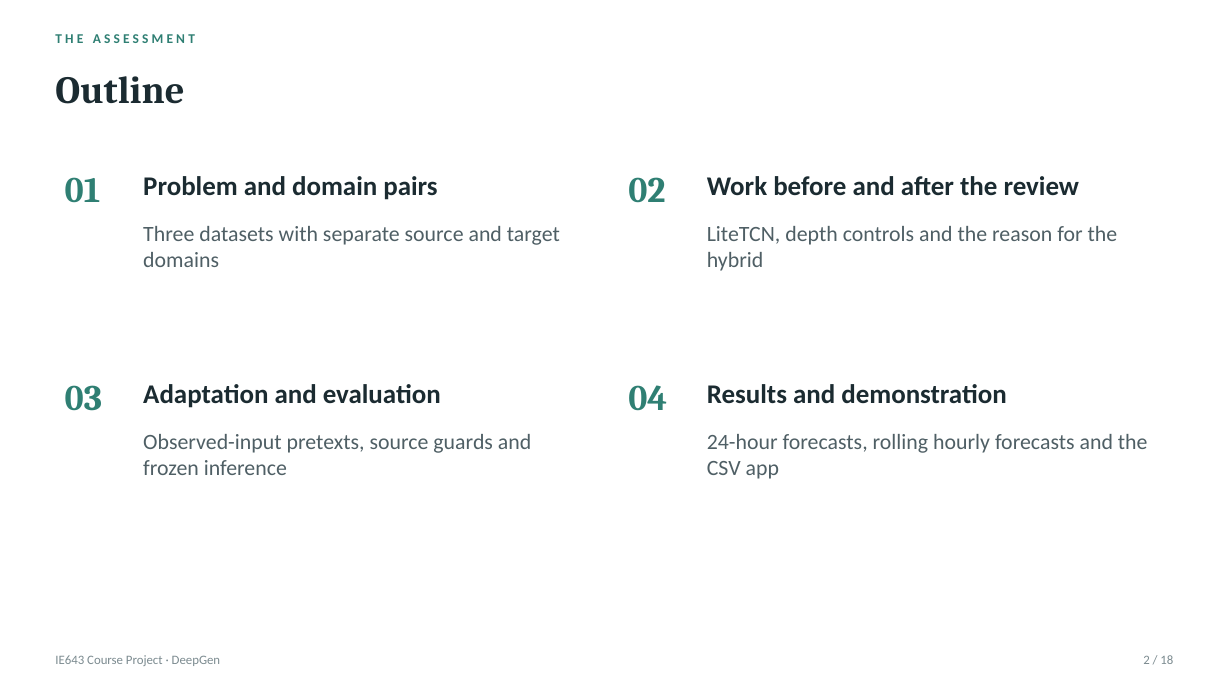
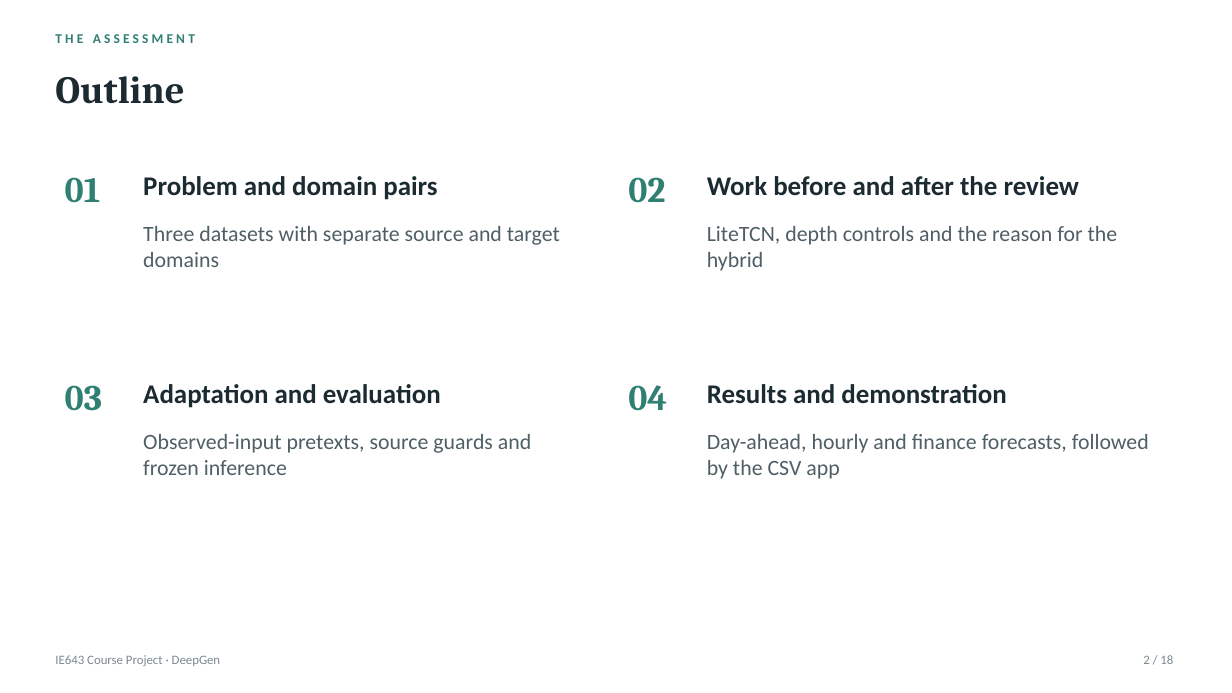
Before and after one commit to Ayush20990/ie643-project, a slide deck: slide 2 of presentation/intensive/IE643_Intensive_Assessment.pptx. Drawn at 1232x693 pixels with LibreOffice and Linux fonts; fonts in the diff are those of the drawing; background and template pictures are left out. Boxes give left, top, right and bottom in pixels: in the first picture for what was removed or moved away, otherwise in the second. Text is boxed around its words. In the diff, an @@ line names an element or a change of style, - is before the commit and + after.

Commit message:
Give finance dedicated assessment results with forecast plots and honest baselines

```diff
--- a/presentation/intensive/IE643_Intensive_Assessment.pptx
+++ b/presentation/intensive/IE643_Intensive_Assessment.pptx
@@ text at (x1=707, y1=434, x2=1149, y2=479): text changed @@
-24-hour forecasts, rolling hourly forecasts and the CSV app
+Day-ahead, hourly and finance forecasts, followed by the CSV app
```
Also in this commit, not shown: 3 other slides changed, 1 slide added, 1 slide removed, 12 other files.
